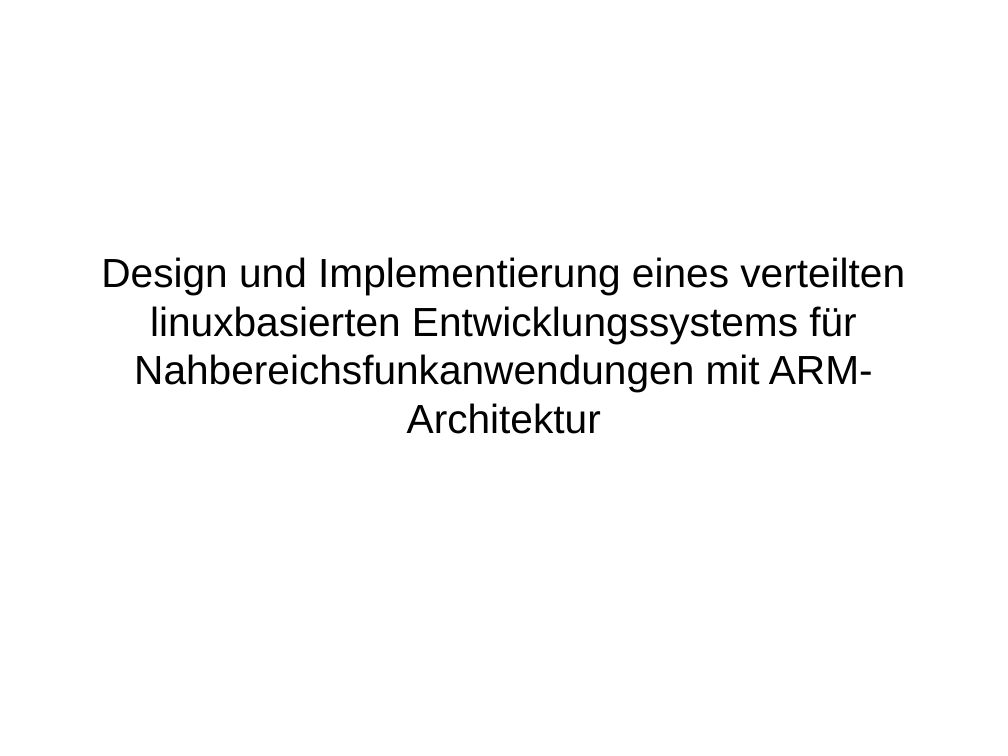
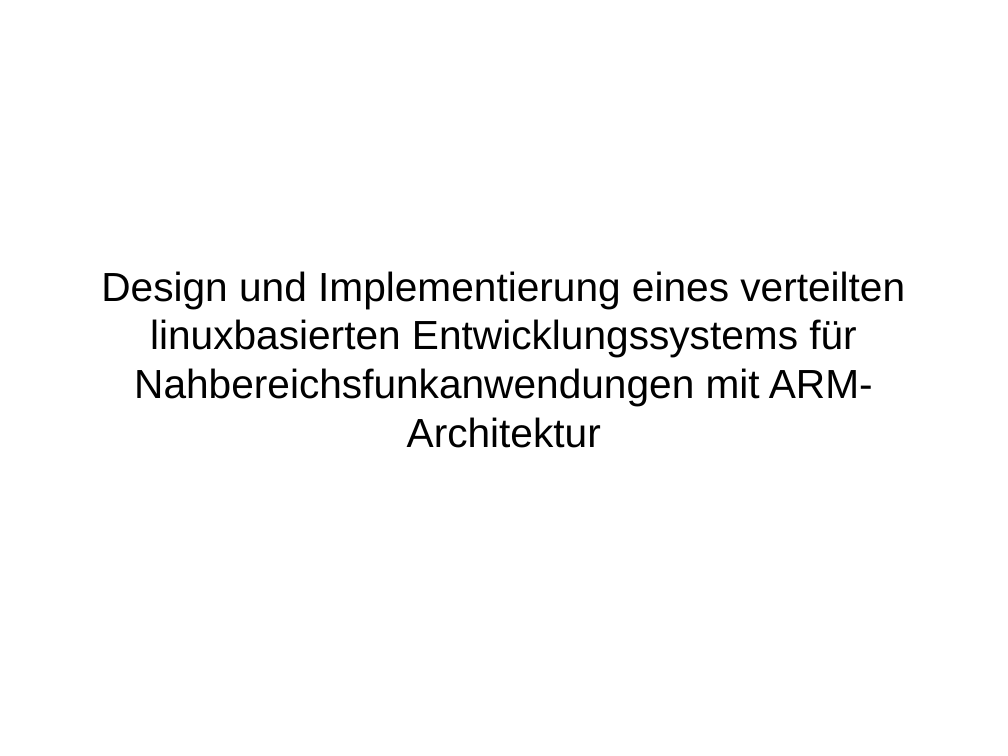
Before and after one commit to fettlaus/Kolloq, a slide deck: slide 1 of Kolloq.odp. Drawn at 1008x756 pixels with LibreOffice and Linux fonts; fonts in the diff are those of the drawing; background and template pictures are left out. Boxes give left, top, right and bottom in pixels: in the first picture for what was removed or moved away, otherwise in the second. Text is boxed around its words. In the diff, an @@ line names an element or a change of style, - is before the commit and + after.

```diff
--- a/Kolloq.odp
+++ b/Kolloq.odp
@@ subtitle "Design und Implementierung eines verteilten ...": place and size @@
-subtitle "Design und Implementierung eines verteilten ..." at box(101, 257, 905, 434)
+subtitle "Design und Implementierung eines verteilten ..." at box(101, 271, 905, 448)
```
Also in this commit, not shown: 11 other slides changed, 2 slides added, 2 slides removed.
